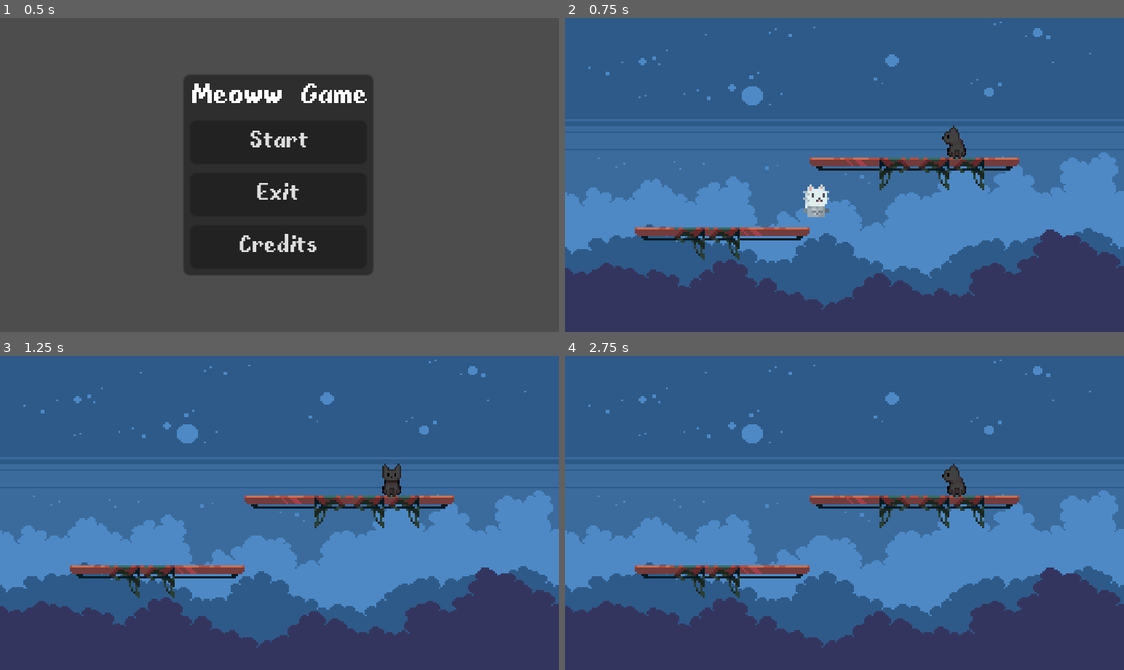
Above: before the commit, frames 1-4 (two rows, left to right).
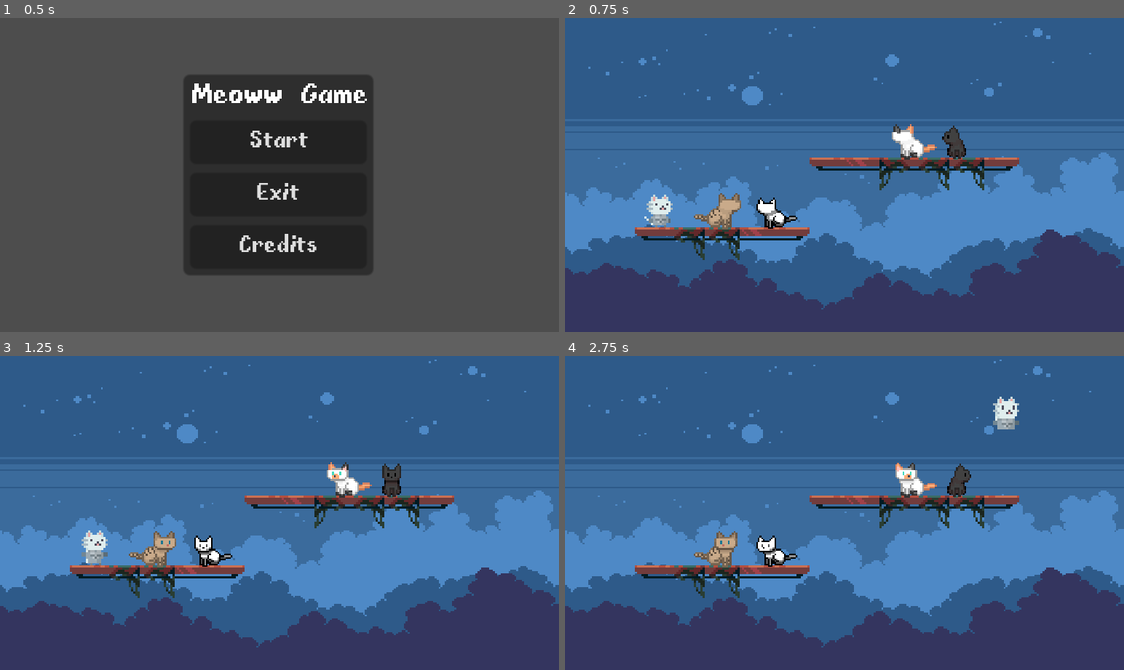
Above: after the commit, the same moments.

Repository: Cataaa0/Jueguito-Meowww
Game: Godot game, scene res://ui/main_menu.tscn
Two runs of this game, one before a commit and one after it. Both use one fixed random seed, a clock stepped at 60 frames per second and the inputs below.
Inputs:
- Up to frame 1 (0.5 s): no input
- Up to frame 2 (0.75 s): click "Start" at 0.5 s
- Up to frame 3 (1.25 s): no input
- Up to frame 4 (2.75 s): hold D (move_right) from 1.28 s (still down); tap W (jump) at 1.52, 2.27 s

Frame 1 is identical in both runs. In frame 2, 2.0% of the frame differs, in the area x 14-67%, y 33-68%; in frame 3, 1.6%; in frame 4, 1.8%.

Commit message:
add enemies

Diff:
--- a/scenes/Player.tscn
+++ b/scenes/Player.tscn
@@ -464,7 +464,7 @@
 position = Vector2(1, -6)
 sprite_frames = SubResource("SpriteFrames_ojgnc")
 animation = &"idle"
-frame = 4
+frame = 1
 
 [node name="CollisionShape2D" type="CollisionShape2D" parent="."]
 position = Vector2(1, -3)
--- a/scenes/enemy_1.gd
+++ /dev/null
@@ -1,14 +0,0 @@
-extends CharacterBody2D
-@onready var animation_player = $AnimationPlayer
-
-
-# Get the gravity from the project settings to be synced with RigidBody nodes.
-var gravity = ProjectSettings.get_setting("physics/2d/default_gravity")
-
-
-func _physics_process(delta):
-
-	if velocity.x==0:
-		animation_player.play("Idle")
-
-	move_and_slide()
--- a/scenes/enemy_1.tscn
+++ b/scenes/enemy_1.tscn
@@ -1,7 +1,8 @@
-[gd_scene load_steps=8 format=3 uid="uid://bdurqt7anl0dj"]
+[gd_scene load_steps=12 format=3 uid="uid://bdurqt7anl0dj"]
 
-[ext_resource type="Script" path="res://scenes/enemy_1.gd" id="1_b7jcy"]
 [ext_resource type="Texture2D" uid="uid://c3iic06boq8wa" path="res://resources/Characters/Enemy1/black_0.png" id="1_iks12"]
+
+[sub_resource type="GDScript" id="GDScript_ab7p6"]
 
 [sub_resource type="CapsuleShape2D" id="CapsuleShape2D_pljy0"]
 radius = 3.0
@@ -10,7 +11,7 @@
 [sub_resource type="Animation" id="Animation_x0wrl"]
 resource_name = "Idle"
 length = 2.1
-loop_mode = 1
+loop_mode = 2
 tracks/0/type = "value"
 tracks/0/imported = false
 tracks/0/enabled = true
@@ -18,10 +19,10 @@
 tracks/0/interp = 1
 tracks/0/loop_wrap = true
 tracks/0/keys = {
-"times": PackedFloat32Array(0, 0.3, 0.6, 0.9, 1.2, 1.5, 1.8),
-"transitions": PackedFloat32Array(1, 1, 1, 1, 1, 1, 1),
+"times": PackedFloat32Array(0, 0.3, 0.6, 0.9, 1.2),
+"transitions": PackedFloat32Array(1, 1, 1, 1, 1),
 "update": 1,
-"values": [4, 5, 6, 7, 28, 6, 5]
+"values": [4, 5, 6, 7, 28]
 }
 
 [sub_resource type="Animation" id="Animation_xulph"]
@@ -46,23 +47,22 @@
 }
 
 [sub_resource type="GDScript" id="GDScript_mefqs"]
-script/source = "extends AnimationPlayer
-@onready var animation_player = $\".\"
 
+[sub_resource type="AnimationNodeAnimation" id="AnimationNodeAnimation_uglu6"]
+animation = &"Idle"
 
-# Called when the node enters the scene tree for the first time.
-func _ready():
-	pass # Replace with function body.
+[sub_resource type="AnimationNodeStateMachineTransition" id="AnimationNodeStateMachineTransition_gjpcf"]
+advance_mode = 2
 
+[sub_resource type="AnimationNodeStateMachine" id="AnimationNodeStateMachine_jya8b"]
+states/Idle/node = SubResource("AnimationNodeAnimation_uglu6")
+states/Idle/position = Vector2(504, 100)
+transitions = ["Start", "Idle", SubResource("AnimationNodeStateMachineTransition_gjpcf")]
 
-# Called every frame. 'delta' is the elapsed time since the previous frame.
-func _process(delta):
-	pass
-
-"
+[sub_resource type="AnimationNodeStateMachinePlayback" id="AnimationNodeStateMachinePlayback_nfg2n"]
 
 [node name="Enemy1" type="CharacterBody2D"]
-script = ExtResource("1_b7jcy")
+script = SubResource("GDScript_ab7p6")
 
 [node name="Sprite2D" type="Sprite2D" parent="."]
 position = Vector2(-1.19209e-07, -3.57628e-07)
@@ -81,3 +81,9 @@
 "": SubResource("AnimationLibrary_lq5b7")
 }
 script = SubResource("GDScript_mefqs")
+
+[node name="AnimationTree" type="AnimationTree" parent="."]
+tree_root = SubResource("AnimationNodeStateMachine_jya8b")
+anim_player = NodePath("../AnimationPlayer")
+active = true
+parameters/playback = SubResource("AnimationNodeStateMachinePlayback_nfg2n")
--- a/scenes/enemy_2.tscn
+++ b/scenes/enemy_2.tscn
@@ -1,21 +1,84 @@
-[gd_scene load_steps=3 format=3 uid="uid://5o0a2q00jdtd"]
+[gd_scene load_steps=10 format=3 uid="uid://5o0a2q00jdtd"]
 
 [ext_resource type="Texture2D" uid="uid://ch8dckawcukbl" path="res://resources/Characters/Enemy2/game_boy_1.png" id="1_4kbce"]
 
 [sub_resource type="CapsuleShape2D" id="CapsuleShape2D_2xfbb"]
-radius = 4.0
+radius = 3.0
 height = 12.0
+
+[sub_resource type="Animation" id="Animation_ery84"]
+resource_name = "idle"
+length = 1.3
+loop_mode = 2
+step = 0.2
+tracks/0/type = "value"
+tracks/0/imported = false
+tracks/0/enabled = true
+tracks/0/path = NodePath("Sprite2D:frame")
+tracks/0/interp = 1
+tracks/0/loop_wrap = true
+tracks/0/keys = {
+"times": PackedFloat32Array(0, 0.2, 0.4, 0.6, 0.8),
+"transitions": PackedFloat32Array(1, 1, 1, 1, 1),
+"update": 1,
+"values": [52, 53, 54, 55, 76]
+}
+
+[sub_resource type="Animation" id="Animation_sskl8"]
+length = 0.001
+tracks/0/type = "value"
+tracks/0/imported = false
+tracks/0/enabled = true
+tracks/0/path = NodePath("Sprite2D:frame")
+tracks/0/interp = 1
+tracks/0/loop_wrap = true
+tracks/0/keys = {
+"times": PackedFloat32Array(0),
+"transitions": PackedFloat32Array(1),
+"update": 1,
+"values": [52]
+}
+
+[sub_resource type="AnimationLibrary" id="AnimationLibrary_farqj"]
+_data = {
+"RESET": SubResource("Animation_sskl8"),
+"idle": SubResource("Animation_ery84")
+}
+
+[sub_resource type="AnimationNodeAnimation" id="AnimationNodeAnimation_bd58r"]
+animation = &"idle"
+
+[sub_resource type="AnimationNodeStateMachineTransition" id="AnimationNodeStateMachineTransition_e83vt"]
+advance_mode = 2
+
+[sub_resource type="AnimationNodeStateMachine" id="AnimationNodeStateMachine_457by"]
+states/idle/node = SubResource("AnimationNodeAnimation_bd58r")
+states/idle/position = Vector2(478, 100)
+transitions = ["Start", "idle", SubResource("AnimationNodeStateMachineTransition_e83vt")]
+
+[sub_resource type="AnimationNodeStateMachinePlayback" id="AnimationNodeStateMachinePlayback_x6o2q"]
 
 [node name="enemy_2" type="CharacterBody2D"]
 
 [node name="Sprite2D" type="Sprite2D" parent="."]
-position = Vector2(-2.5, -2.5)
-scale = Vector2(0.84375, 0.84375)
+position = Vector2(-1, -1)
+scale = Vector2(0.75, 0.75)
 texture = ExtResource("1_4kbce")
 hframes = 24
 vframes = 16
-frame = 55
+frame = 76
 
 [node name="CollisionShape2D" type="CollisionShape2D" parent="."]
-position = Vector2(-5, -2)
+position = Vector2(-3, -1)
 shape = SubResource("CapsuleShape2D_2xfbb")
+
+[node name="AnimationPlayer" type="AnimationPlayer" parent="."]
+libraries = {
+"": SubResource("AnimationLibrary_farqj")
+}
+
+[node name="AnimationTree" type="AnimationTree" parent="."]
+tree_root = SubResource("AnimationNodeStateMachine_457by")
+anim_player = NodePath("../AnimationPlayer")
+active = true
+parameters/playback = SubResource("AnimationNodeStateMachinePlayback_x6o2q")
--- /dev/null
+++ b/scenes/enemy_3.tscn
@@ -0,0 +1,84 @@
+[gd_scene load_steps=10 format=3 uid="uid://bnlfwmcdahebm"]
+
+[ext_resource type="Texture2D" uid="uid://ctrh83cj8ltw2" path="res://resources/Characters/Enemy3/calico_0.png" id="1_y33o2"]
+
+[sub_resource type="CapsuleShape2D" id="CapsuleShape2D_kq2re"]
+radius = 3.0
+height = 14.0
+
+[sub_resource type="Animation" id="Animation_i284r"]
+resource_name = "idle"
+length = 1.8
+loop_mode = 2
+step = 0.3
+tracks/0/type = "value"
+tracks/0/imported = false
+tracks/0/enabled = true
+tracks/0/path = NodePath("Sprite2D:frame")
+tracks/0/interp = 1
+tracks/0/loop_wrap = true
+tracks/0/keys = {
+"times": PackedFloat32Array(0, 0.3, 0.6, 0.9, 1.2),
+"transitions": PackedFloat32Array(1, 1, 1, 1, 1),
+"update": 1,
+"values": [52, 53, 54, 55, 76]
+}
+
+[sub_resource type="Animation" id="Animation_c02ox"]
+length = 0.001
+tracks/0/type = "value"
+tracks/0/imported = false
+tracks/0/enabled = true
+tracks/0/path = NodePath("Sprite2D:frame")
+tracks/0/interp = 1
+tracks/0/loop_wrap = true
+tracks/0/keys = {
+"times": PackedFloat32Array(0),
+"transitions": PackedFloat32Array(1),
+"update": 1,
+"values": [52]
+}
+
+[sub_resource type="AnimationLibrary" id="AnimationLibrary_mkcla"]
+_data = {
+"RESET": SubResource("Animation_c02ox"),
+"idle": SubResource("Animation_i284r")
+}
+
+[sub_resource type="AnimationNodeAnimation" id="AnimationNodeAnimation_thm17"]
+animation = &"idle"
+
+[sub_resource type="AnimationNodeStateMachineTransition" id="AnimationNodeStateMachineTransition_gnra8"]
+advance_mode = 2
+
+[sub_resource type="AnimationNodeStateMachine" id="AnimationNodeStateMachine_eu0ou"]
+states/idle/node = SubResource("AnimationNodeAnimation_thm17")
+states/idle/position = Vector2(500, 100)
+transitions = ["Start", "idle", SubResource("AnimationNodeStateMachineTransition_gnra8")]
+
+[sub_resource type="AnimationNodeStateMachinePlayback" id="AnimationNodeStateMachinePlayback_x20l3"]
+
+[node name="CharacterBody2D" type="CharacterBody2D"]
+
+[node name="Sprite2D" type="Sprite2D" parent="."]
+position = Vector2(5, 1)
+scale = Vector2(0.828125, 0.846774)
+texture = ExtResource("1_y33o2")
+hframes = 24
+vframes = 16
+frame = 52
+
+[node name="CollisionShape2D" type="CollisionShape2D" parent="."]
+position = Vector2(0, 1)
+shape = SubResource("CapsuleShape2D_kq2re")
+
+[node name="AnimationPlayer" type="AnimationPlayer" parent="."]
+libraries = {
+"": SubResource("AnimationLibrary_mkcla")
+}
+
+[node name="AnimationTree" type="AnimationTree" parent="."]
+tree_root = SubResource("AnimationNodeStateMachine_eu0ou")
+anim_player = NodePath("../AnimationPlayer")
+active = true
+parameters/playback = SubResource("AnimationNodeStateMachinePlayback_x20l3")
--- /dev/null
+++ b/scenes/enemy_4.tscn
@@ -0,0 +1,84 @@
+[gd_scene load_steps=10 format=3 uid="uid://dg64b5uci8big"]
+
+[ext_resource type="Texture2D" uid="uid://df6rtaqnatk74" path="res://resources/Characters/Enemy4/brown_7.png" id="1_fwwjr"]
+
+[sub_resource type="CapsuleShape2D" id="CapsuleShape2D_2hdy6"]
+radius = 3.0
+height = 14.0
+
+[sub_resource type="Animation" id="Animation_84l3i"]
+resource_name = "idle"
+length = 1.6
+loop_mode = 2
+step = 0.2
+tracks/0/type = "value"
+tracks/0/imported = false
+tracks/0/enabled = true
+tracks/0/path = NodePath("Sprite2D:frame")
+tracks/0/interp = 1
+tracks/0/loop_wrap = true
+tracks/0/keys = {
+"times": PackedFloat32Array(0.2, 0.4, 0.6, 0.8, 1),
+"transitions": PackedFloat32Array(1, 1, 1, 1, 1),
+"update": 1,
+"values": [340, 341, 342, 343, 364]
+}
+
+[sub_resource type="Animation" id="Animation_cdens"]
+length = 0.001
+tracks/0/type = "value"
+tracks/0/imported = false
+tracks/0/enabled = true
+tracks/0/path = NodePath("Sprite2D:frame")
+tracks/0/interp = 1
+tracks/0/loop_wrap = true
+tracks/0/keys = {
+"times": PackedFloat32Array(0),
+"transitions": PackedFloat32Array(1),
+"update": 1,
+"values": [340]
+}
+
+[sub_resource type="AnimationLibrary" id="AnimationLibrary_mlu8y"]
+_data = {
+"RESET": SubResource("Animation_cdens"),
+"idle": SubResource("Animation_84l3i")
+}
+
+[sub_resource type="AnimationNodeAnimation" id="AnimationNodeAnimation_d480q"]
+animation = &"idle"
+
+[sub_resource type="AnimationNodeStateMachineTransition" id="AnimationNodeStateMachineTransition_xhrbd"]
+advance_mode = 2
+
+[sub_resource type="AnimationNodeStateMachine" id="AnimationNodeStateMachine_qfej0"]
+states/idle/node = SubResource("AnimationNodeAnimation_d480q")
+states/idle/position = Vector2(526, 100)
+transitions = ["Start", "idle", SubResource("AnimationNodeStateMachineTransition_xhrbd")]
+
+[sub_resource type="AnimationNodeStateMachinePlayback" id="AnimationNodeStateMachinePlayback_srxwf"]
+
+[node name="Enemy4" type="CharacterBody2D"]
+
+[node name="Sprite2D" type="Sprite2D" parent="."]
+position = Vector2(1.19209e-07, 1.19209e-07)
+scale = Vector2(0.875, 0.875)
+texture = ExtResource("1_fwwjr")
+hframes = 24
+vframes = 16
+frame = 340
+
+[node name="CollisionShape2D" type="CollisionShape2D" parent="."]
+position = Vector2(1, 1)
+shape = SubResource("CapsuleShape2D_2hdy6")
+
+[node name="AnimationPlayer" type="AnimationPlayer" parent="."]
+libraries = {
+"": SubResource("AnimationLibrary_mlu8y")
+}
+
+[node name="AnimationTree" type="AnimationTree" parent="."]
+tree_root = SubResource("AnimationNodeStateMachine_qfej0")
+anim_player = NodePath("../AnimationPlayer")
+active = true
+parameters/playback = SubResource("AnimationNodeStateMachinePlayback_srxwf")
--- a/scenes/main.tscn
+++ b/scenes/main.tscn
@@ -6,6 +6,9 @@
 [ext_resource type="Texture2D" uid="uid://bxb0vu5aio84g" path="res://resources/stringstar fields/background_2.png" id="5_fbevr"]
 [ext_resource type="PackedScene" uid="uid://dj854holjp2fy" path="res://scenes/Player.tscn" id="6_3yxkx"]
 [ext_resource type="PackedScene" uid="uid://bdurqt7anl0dj" path="res://scenes/enemy_1.tscn" id="6_fqn5n"]
+[ext_resource type="PackedScene" uid="uid://5o0a2q00jdtd" path="res://scenes/enemy_2.tscn" id="7_jusmy"]
+[ext_resource type="PackedScene" uid="uid://bnlfwmcdahebm" path="res://scenes/enemy_3.tscn" id="8_wlvdy"]
+[ext_resource type="PackedScene" uid="uid://dg64b5uci8big" path="res://scenes/enemy_4.tscn" id="9_ufgn7"]
 
 [sub_resource type="TileSetAtlasSource" id="TileSetAtlasSource_vxruc"]
 texture = ExtResource("3_vbt3n")
@@ -526,7 +529,16 @@
 layer_0/tile_data = PackedInt32Array(393219, 393216, 4, 393220, 393216, 4, 393218, 327680, 4, 393221, 458752, 4, 393222, 589824, 4, 262152, 458752, 4, 262153, 524288, 4, 262151, 327680, 4, 262154, 393216, 4, 262155, 393216, 4, 262156, 589824, 4)
 
 [node name="CharacterBody2D" parent="." instance=ExtResource("6_3yxkx")]
-position = Vector2(114, 78)
+position = Vector2(43, 92)
 
 [node name="Enemy1" parent="." instance=ExtResource("6_fqn5n")]
 position = Vector2(180, 57)
+
+[node name="Enemy2" parent="." instance=ExtResource("7_jusmy")]
+position = Vector2(98, 91)
+
+[node name="Enemy3" parent="." instance=ExtResource("8_wlvdy")]
+position = Vector2(157, 57)
+
+[node name="Enemy4" parent="." instance=ExtResource("9_ufgn7")]
+position = Vector2(72, 89)
Binary file added: resources/Characters/Enemy3/calico_0.png
Not shown, added: resources/Characters/Enemy3/calico_0.png.import
Binary file added: resources/Characters/Enemy4/brown_7.png
Not shown, added: resources/Characters/Enemy4/brown_7.png.import
Not shown: 1 places in scenes/main.tscn that only renumber resources
